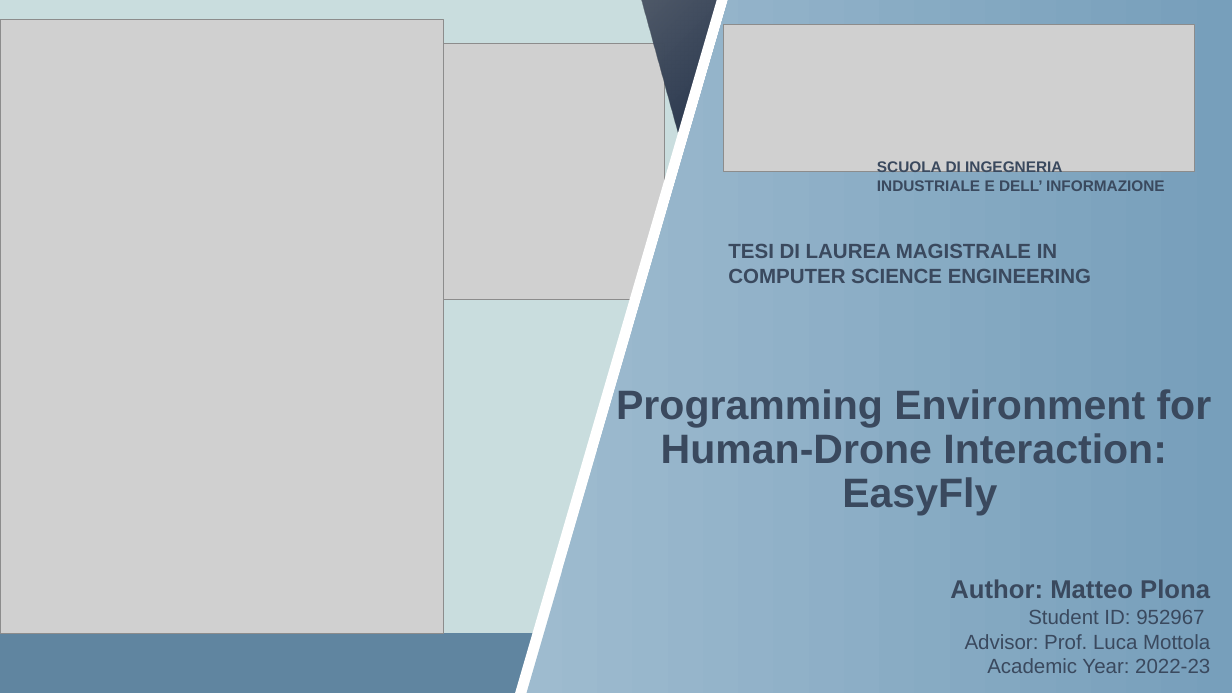
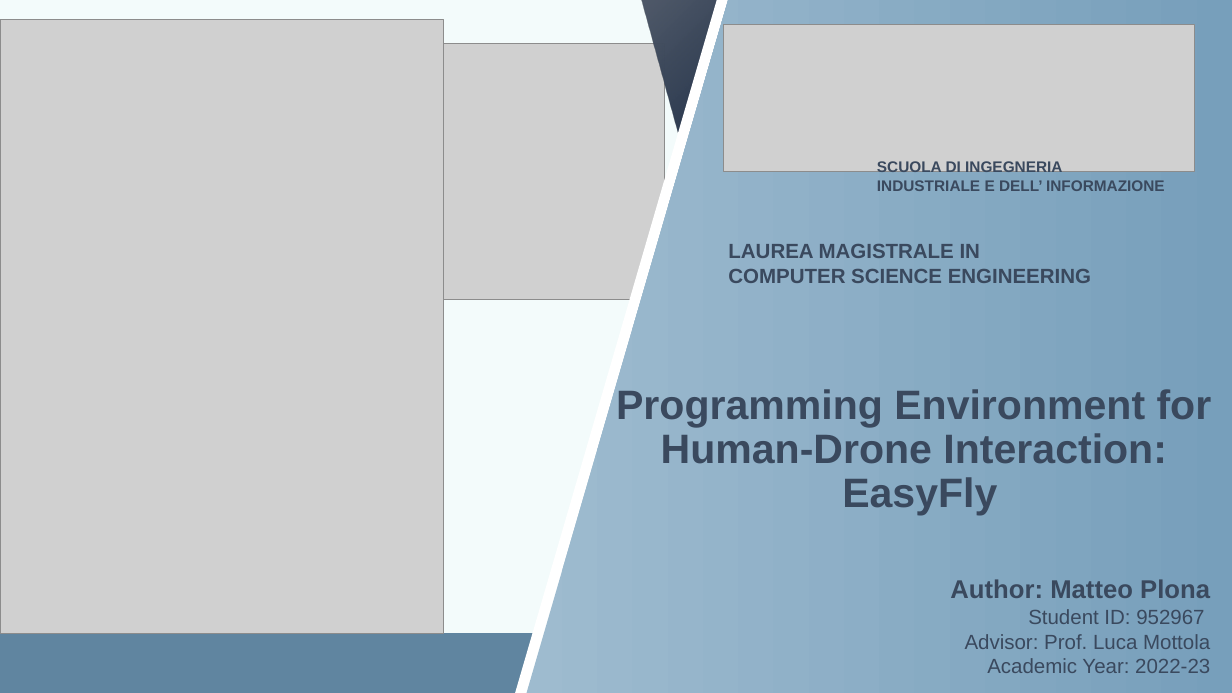
Before and after one commit to matplona/crazyflie-lib-python, a slide deck: slide 1 of Thesis/Presentation/thesis_presentation.pptx. Drawn at 1232x693 pixels with LibreOffice and Linux fonts; fonts in the diff are those of the drawing; grey boxes stand for pictures. Boxes give left, top, right and bottom in pixels: in the first picture for what was removed or moved away, otherwise in the second. Text is boxed around its words. In the diff, an @@ line names an element or a change of style, - is before the commit and + after.

```diff
--- a/Thesis/Presentation/thesis_presentation.pptx
+++ b/Thesis/Presentation/thesis_presentation.pptx
@@ background #C9DDDE to #F3FBFB @@
@@ text at [728, 244, 1091, 283]: text changed @@
-TESI DI LAUREA MAGISTRALE IN COMPUTER SCIENCE ENGINEERING
+LAUREA MAGISTRALE IN
+COMPUTER SCIENCE ENGINEERING
```
Also in this commit, not shown: 10 other slides changed, 6 slides added, 3 slides removed, 7 other files.
